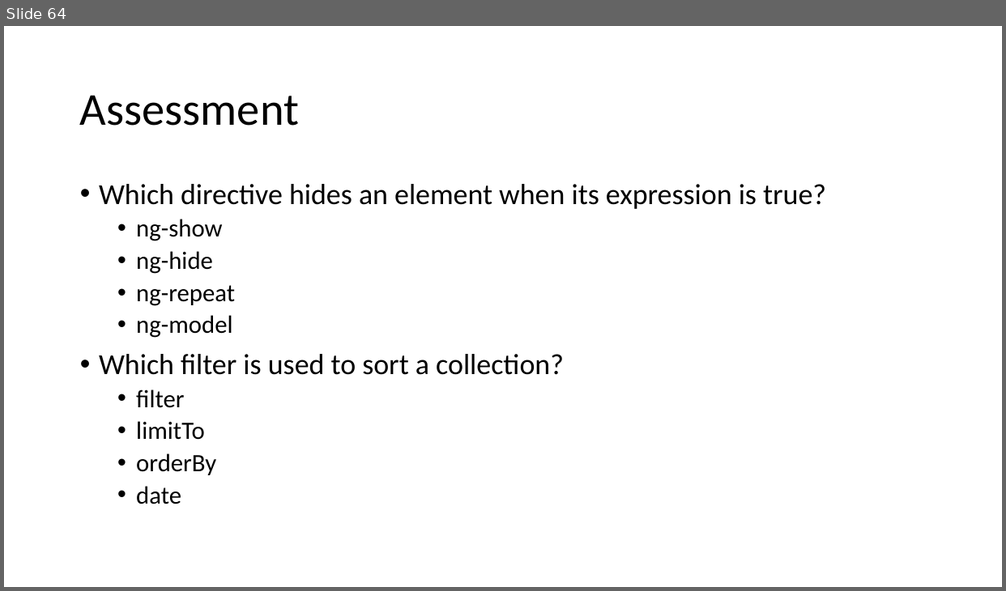
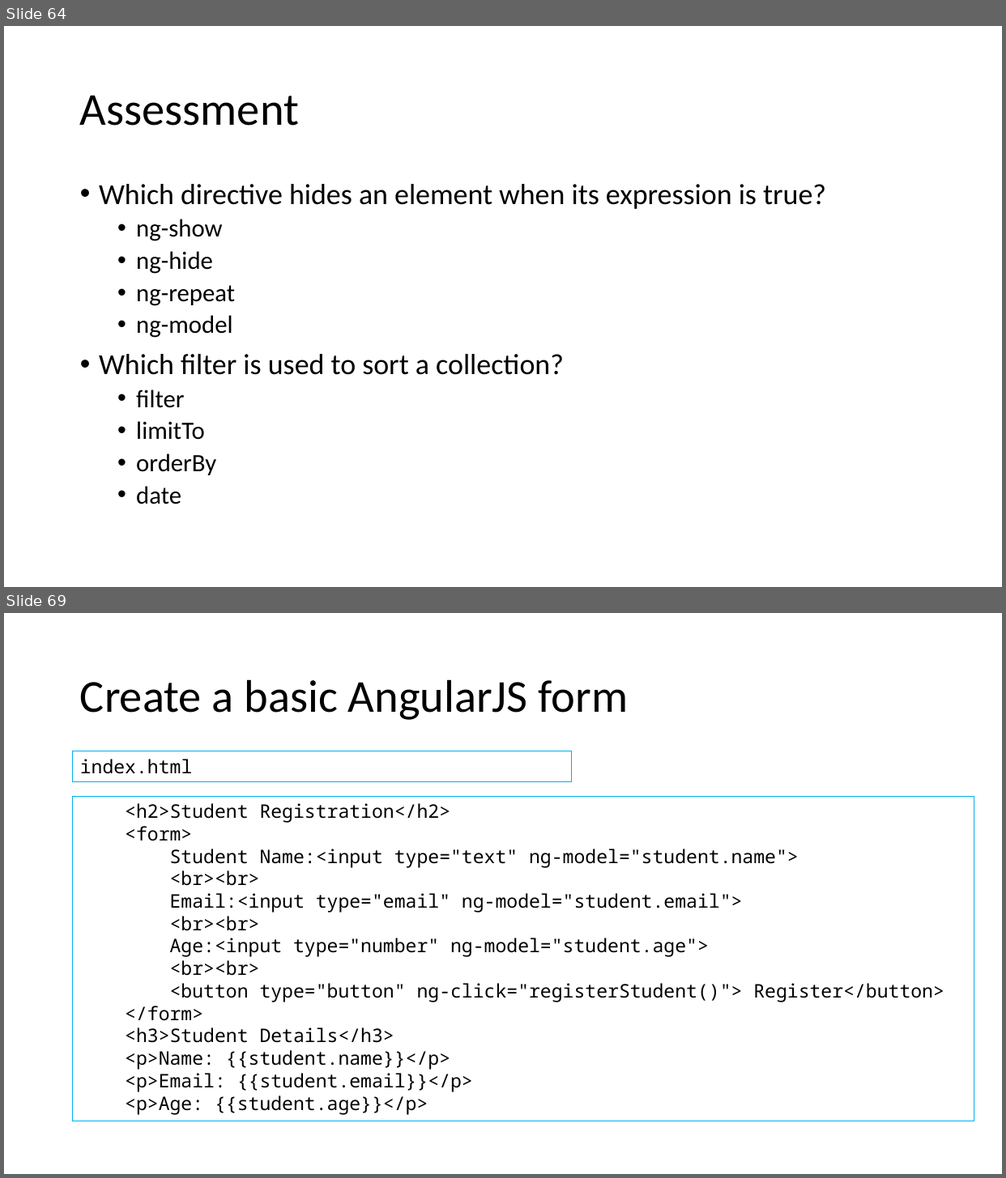
Before and after one commit to vivek-gohil/MIT, a slide deck: Angular JS.pptx. Shown one above the other, each under a label of ours: slide 64 before the commit, slides 64 and 69 after it; the slides between them are not shown. The pictures are 1006x591 and 1006x1178 pixels, drawn with LibreOffice and Linux fonts; fonts in the diff are those of the drawing. Boxes give left, top, right and bottom in pixels: in the first picture for what was removed or moved away, otherwise in the second. Text is boxed around its words. In the diff, an @@ line names an element or a change of style, - is before the commit and + after.

```diff
--- a/Angular JS.pptx
+++ b/Angular JS.pptx
@@ slide 69 added at box(4, 613, 1002, 1174), background #FFFFFF @@
@@ title added at box(80, 679, 628, 720), 44 pt, text #000000 @@
+Create a basic AngularJS form
@@ rectangle added at box(73, 752, 572, 781), outline #00B0F0 0.75 pt, 18 pt, text #000000 @@
+index.html
@@ rectangle added at box(73, 796, 974, 1122), outline #00B0F0 0.75 pt, 18 pt, text #000000 @@
+<h2>Student Registration</h2>
+<form>
+Student Name:<input type="text" ng-model="student.name">
+<br><br>
+Email:<input type="email" ng-model="student.email">
+<br><br>
+Age:<input type="number" ng-model="student.age">
+<br><br>
+<button type="button" ng-click="registerStudent()"> Register</button>
+</form>
+<h3>Student Details</h3>
+<p>Name: {{student.name}}</p>
+<p>Email: {{student.email}}</p>
+<p>Age: {{student.age}}</p>
```
Also in this commit, not shown: 2 slides changed, 24 other slides added.
